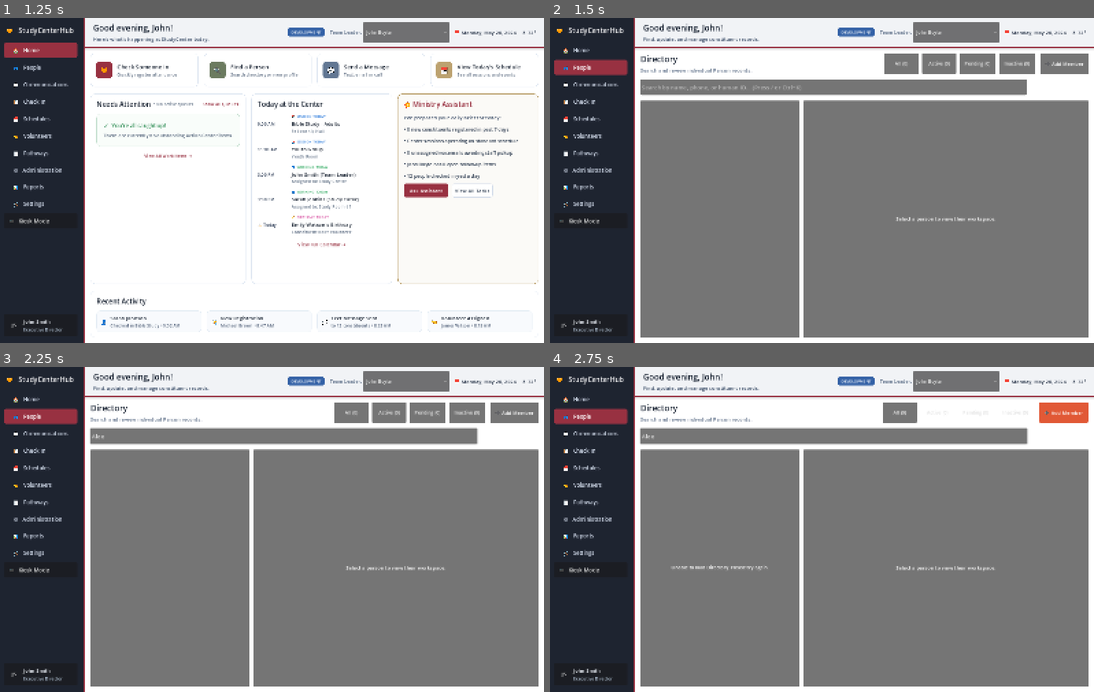
Above: before the commit, frames 1-4 (two rows, left to right).
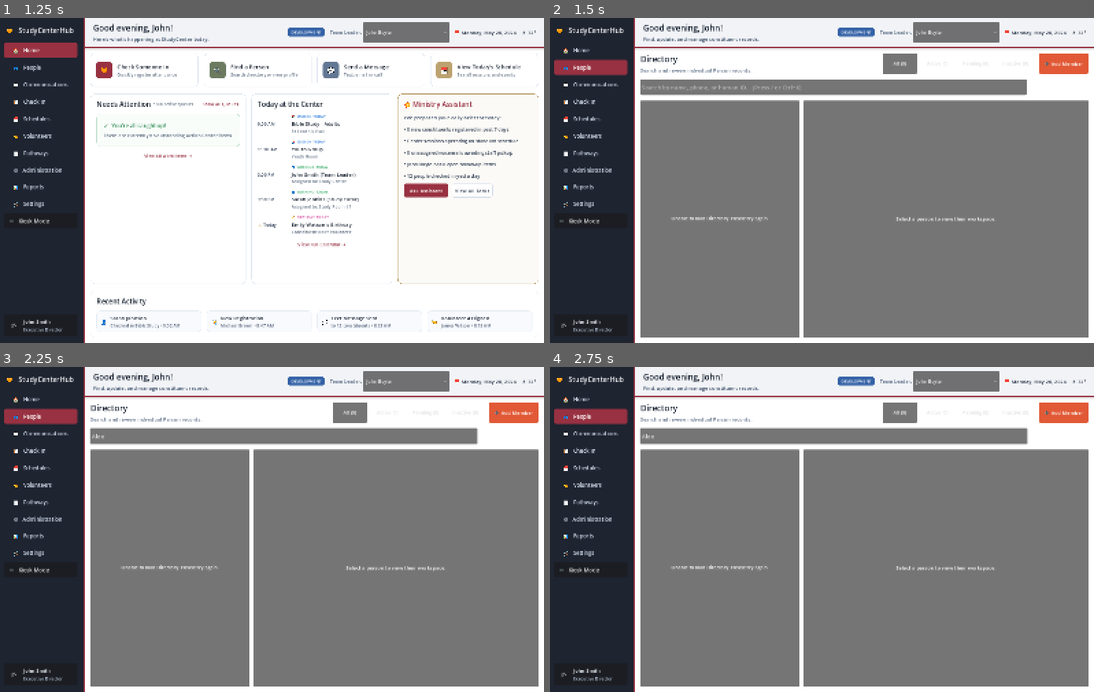
Above: after the commit, the same moments.

Repository: johnboyte/StudyCenterHub-Desktop
Game: Godot game, scene res://app/scenes/app_shell.tscn
Same seed, same stepped clock (60 frames per second), same inputs: the game is played once before the commit and once after it.
Inputs (mouse positions are in pixels of both pictures, inside the frame that each line leads up to):
- Up to frame 1 (1.25 s): click "🏠 Home" at 0.5 s
- Up to frame 2 (1.5 s): click "👥 People" at 1.25 s
- Up to frame 3 (2.25 s): click (282, 435) at 2.02 s; type "Alex" at 2.1 s
- Up to frame 4 (2.75 s): no input

Frame 1 is identical in both runs. In frame 2, 2.0% of the frame differs, in the area x 22-99%, y 10-63%; in frame 3, 2.0%; in frame 4, nothing differs.

Commit message:
fix(directory): auto refresh directory roster on initial view load

Diff:
--- a/app/scenes/directory_view.gd
+++ b/app/scenes/directory_view.gd
@@ -19,7 +19,14 @@
 const QueueControllerScript = preload("res://src/domain/work_queue/queue_controller.gd")
 const QueueRegistryScript = preload("res://src/domain/work_queue/queue_registry.gd")
 
-var db: RefCounted
+var db: RefCounted:
+	set(value):
+		db = value
+		if db:
+			read_service = DirectoryReadServiceScript.new(db)
+			if is_node_ready():
+				call_deferred("refresh_view")
+
 var read_service: RefCounted
 var app_shell: Node = null
 
@@ -89,6 +96,7 @@
 	if not read_service:
 		_init_read_service()
 	_connect_signals()
+	call_deferred("refresh_view")
 
 func receive_navigation_context(params: Dictionary) -> void:
 	if params.get("queue_mode", false) == true:
--- a/tests/test_people_view_db_wiring.gd
+++ b/tests/test_people_view_db_wiring.gd
@@ -30,6 +30,10 @@
 		print("FAIL: DirectoryView db property was not set to AppShell db.")
 		quit(1); return
 
-	print("PASS: DirectoryView receives AppShell db property correctly.")
+	if shell.current_view_node.read_service != null and shell.current_view_node.read_service.db != db:
+		print("FAIL: DirectoryView read_service.db was not updated to active db instance.")
+		quit(1); return
+
+	print("PASS: DirectoryView receives AppShell db property and updates read_service cleanly.")
 	print("==========================================================")
 	quit(0)
